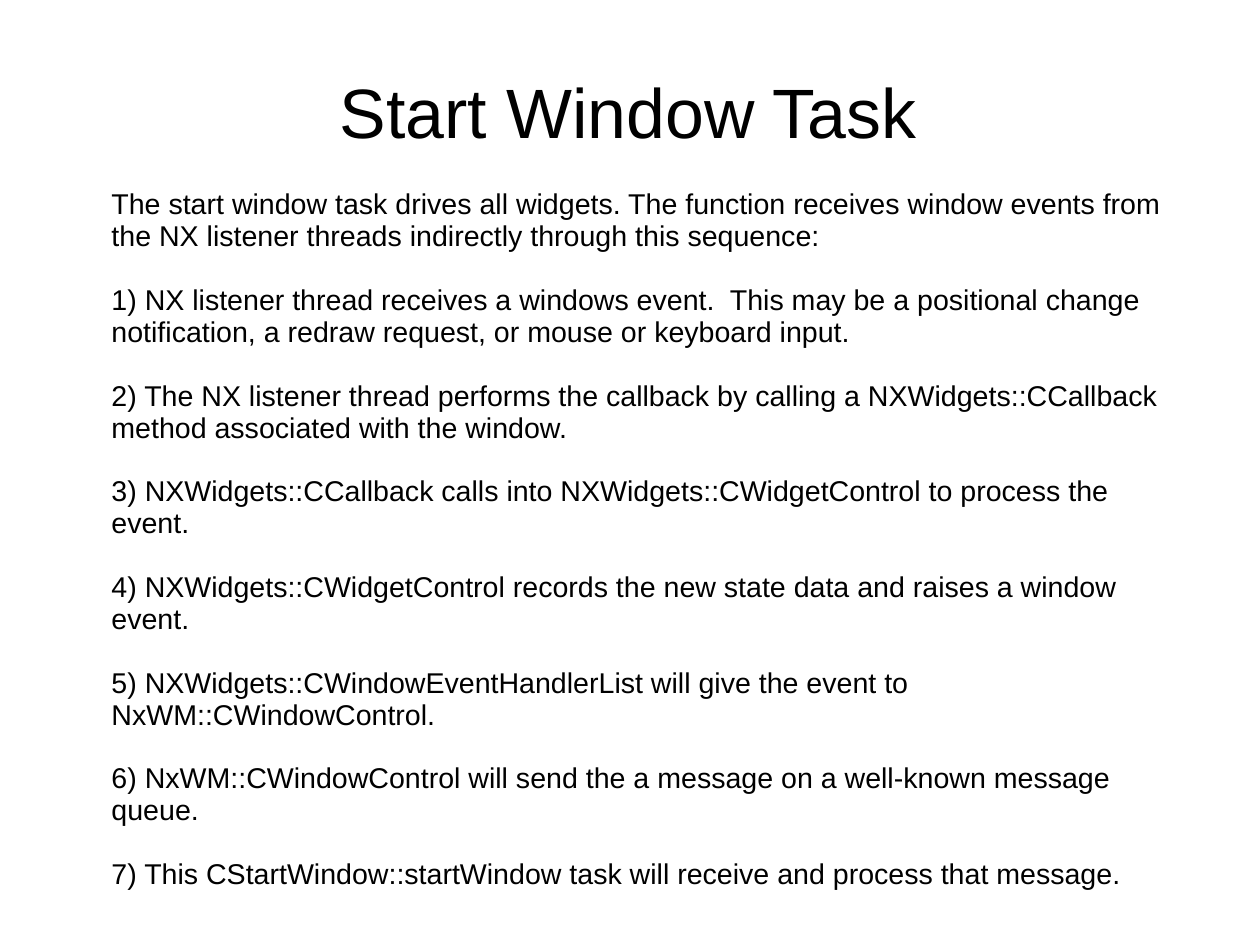
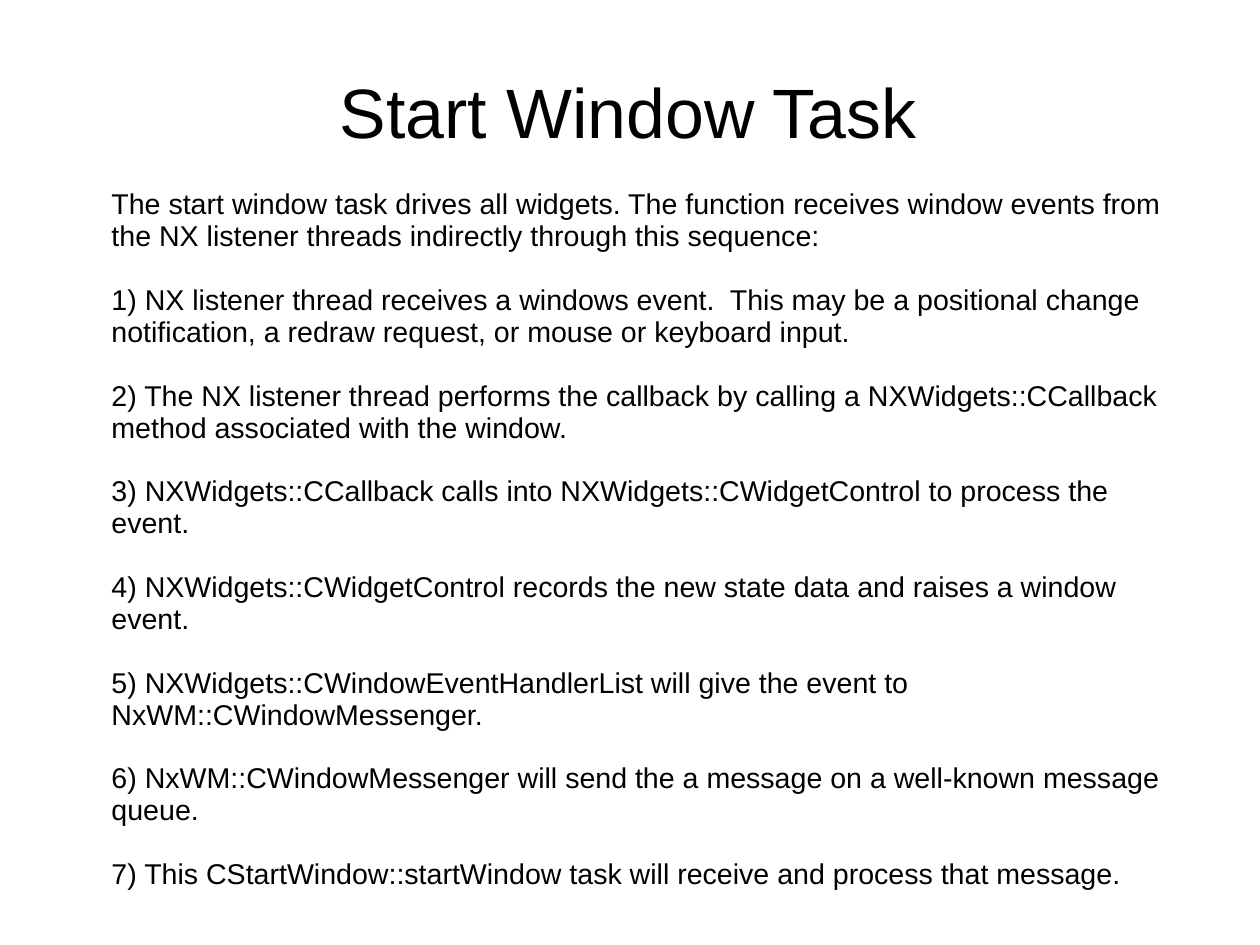
Before and after one commit to gvegidy/NuttX, a slide deck: slide 2 of NxWidgets/nxwm/doc/NxWM-ThreadingModel.ppt. Drawn at 1260x945 pixels with LibreOffice and Linux fonts; fonts in the diff are those of the drawing. Boxes give left, top, right and bottom in pixels: in the first picture for what was removed or moved away, otherwise in the second. Text is boxed around its words. In the diff, an @@ line names an element or a change of style, - is before the commit and + after.

Commit message:
Final refactoring and implementation of delayed window deletion logic.  Works worse now, but the changes are important and need to be checked in now

```diff
--- a/NxWidgets/nxwm/doc/NxWM-ThreadingModel.ppt
+++ b/NxWidgets/nxwm/doc/NxWM-ThreadingModel.ppt
@@ text at [111,672,1159,826]: text changed @@
-5) NXWidgets::CWindowEventHandlerList will give the event to NxWM::CWindowControl.
-6) NxWM::CWindowControl will send the a message on a well-known message queue.
+5) NXWidgets::CWindowEventHandlerList will give the event to NxWM::CWindowMessenger.
+6) NxWM::CWindowMessenger will send the a message on a well-known message queue.
```
Also in this commit, not shown: 1 other slide changed, 3 slides added, 32 other files.
